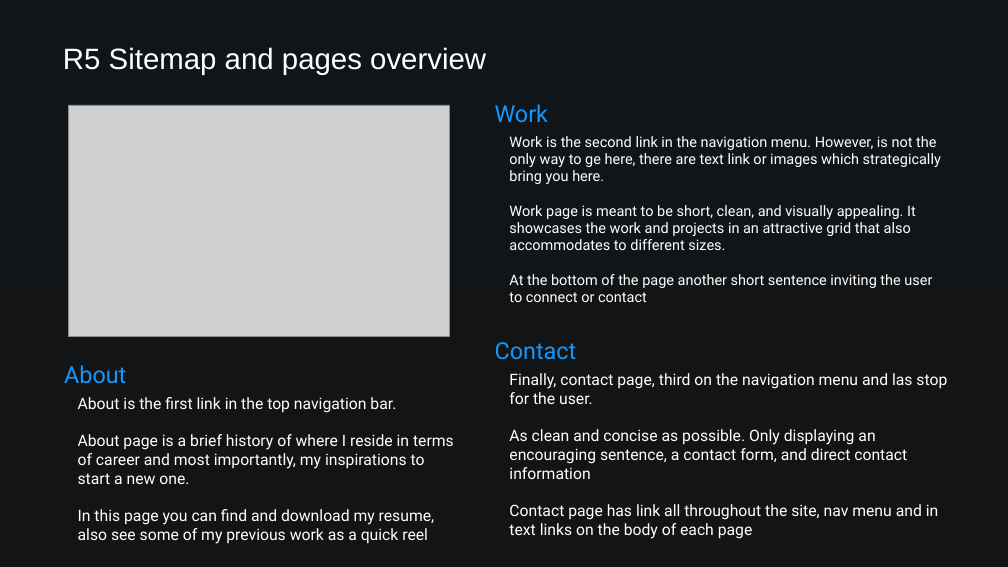
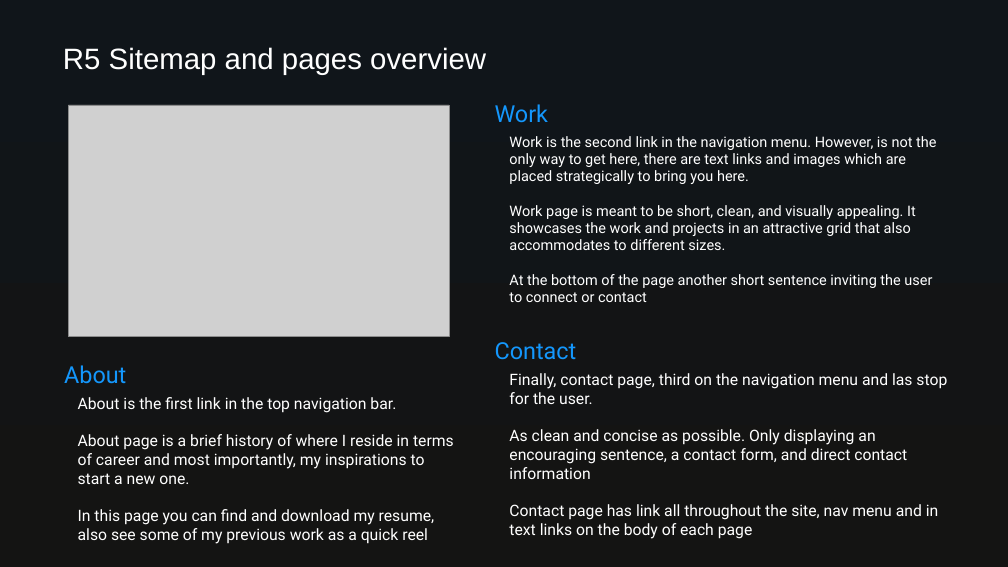
Before and after one commit to Gus14939/GustavoJimenez_T1A2, a slide deck: slide 2 of ppt/GustavoJimenez_T1A1_PPT.pptx. Drawn at 1008x567 pixels with LibreOffice and Linux fonts; fonts in the diff are those of the drawing; grey boxes stand for pictures. Boxes give left, top, right and bottom in pixels: in the first picture for what was removed or moved away, otherwise in the second. Text is boxed around its words. In the diff, an @@ line names an element or a change of style, - is before the commit and + after.

```diff
--- a/ppt/GustavoJimenez_T1A1_PPT.pptx
+++ b/ppt/GustavoJimenez_T1A1_PPT.pptx
@@ text at (509, 136, 936, 184): text changed @@
-Work is the second link in the navigation menu. However, is not the only way to ge here, there are text link or images which strategically bring you here.
+Work is the second link in the navigation menu. However, is not the only way to get here, there are text links and images which are placed strategically to bring you here.
```
Also in this commit, not shown: 4 other slides changed, 16 other files.
